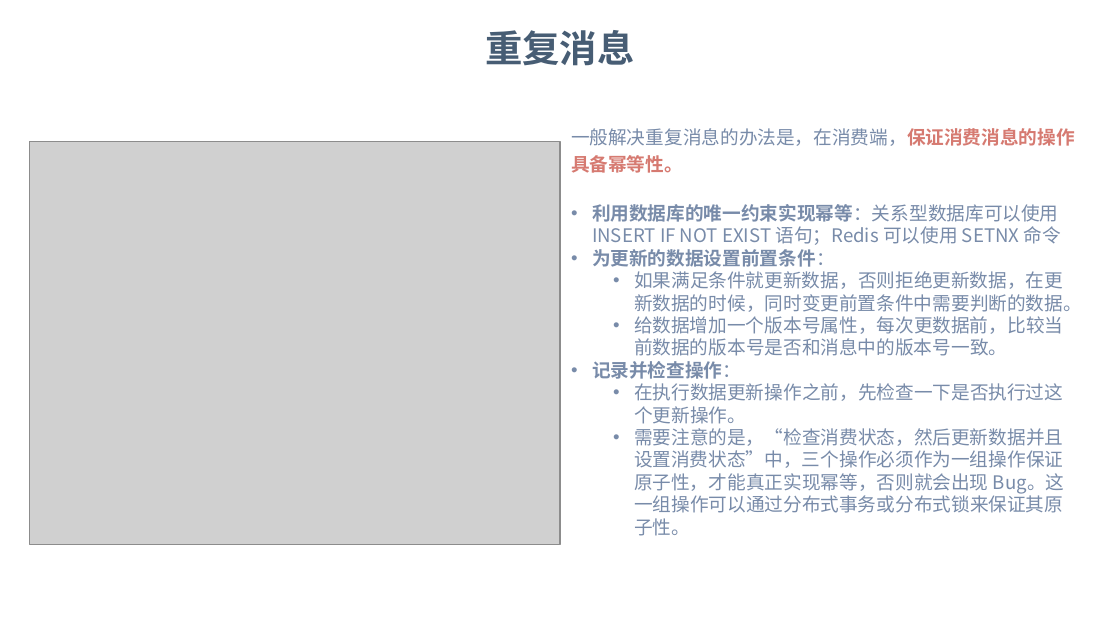
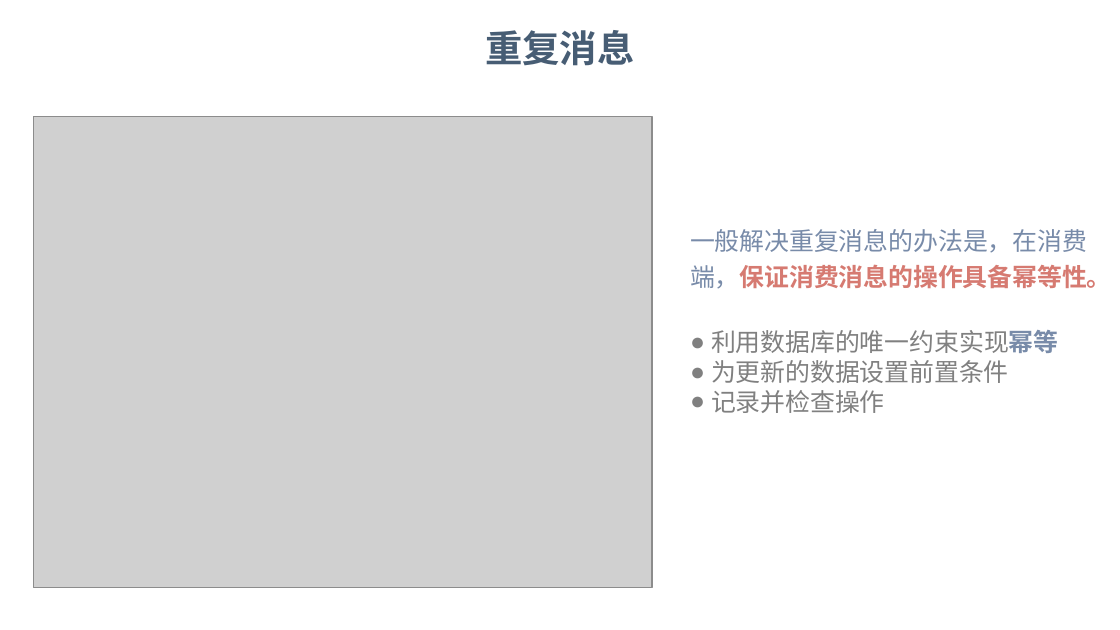
Before and after one commit to dunwu/bigdata-tutorial, a slide deck: slide 35 of assets/kafka/kafka.pptx. Drawn at 1120x630 pixels with LibreOffice and Linux fonts; fonts in the diff are those of the drawing; grey boxes stand for pictures; background and template pictures are left out. Boxes give left, top, right and bottom in pixels: in the first picture for what was removed or moved away, otherwise in the second. Text is boxed around its words. In the diff, an @@ line names an element or a change of style, - is before the commit and + after.

Commit message:
docs: 更新文档

```diff
--- a/assets/kafka/kafka.pptx
+++ b/assets/kafka/kafka.pptx
@@ picture: place and size @@
-picture at box(30, 141, 560, 544)
+picture at box(34, 116, 653, 588)
@@ text "一般解决重复消息的办法是，在消费端，保证消费消息的操作具备幂等性。": place and size @@
-text "一般解决重复消息的办法是，在消费端，保证消费消息的操作具备幂等性。" at box(571, 128, 1082, 536)
+text "一般解决重复消息的办法是，在消费端，保证消费消息的操作具备幂等性。" at box(690, 229, 1112, 413)
@@ text at box(690, 229, 1112, 289): size 12 to 16 pt in "一般解决重复消息的办法是，在消费端，保证消费消息的操作具备幂等性。" @@
@@ text at box(711, 330, 1059, 413): text changed; size 12 to 16 pt; text colour #788BA9 to #808080 @@
-• 利用数据库的唯一约束实现幂等：关系型数据库可以使用 INSERT IF NOT EXIST 语句；Redis 可以使用 SETNX 命令
-• 为更新的数据设置前置条件：
-  • 如果满足条件就更新数据，否则拒绝更新数据，在更新数据的时候，同时变更前置条件中需要判断的数据。
-  • 给数据增加一个版本号属性，每次更数据前，比较当前数据的版本号是否和消息中的版本号一致。
-• 记录并检查操作：
-  • 在执行数据更新操作之前，先检查一下是否执行过这个更新操作。
-  • 需要注意的是，“检查消费状态，然后更新数据并且设置消费状态”中，三个操作必须作为一组操作保证原子性，才能真正实现幂等，否则就会出现 Bug。这一组操作可以通过分布式事务或分布式锁来保证其原子性。
+● 利用数据库的唯一约束实现幂等
+● 为更新的数据设置前置条件
+● 记录并检查操作
```
Also in this commit, not shown: 19 other slides changed, 2 slides added, 2 slides removed.
